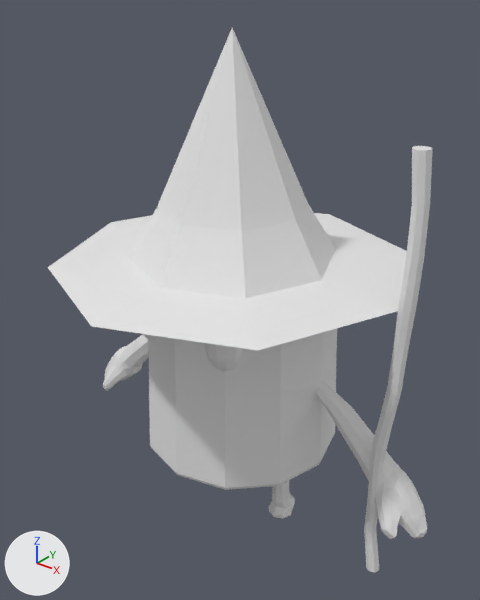
One commit to the Blender file Marshmallow.blend: the scene before it, then after it.
Camera for both pictures: a 50 mm camera at (3.63, -4.55, 5.11) aimed at (0.06, -0.09, 2.35). Every picture has the same lights, and +X, +Y and +Z are marked at lower left.

In view in the first picture: 'Marshmallow', 'WitchHat', 'WitchStick'.
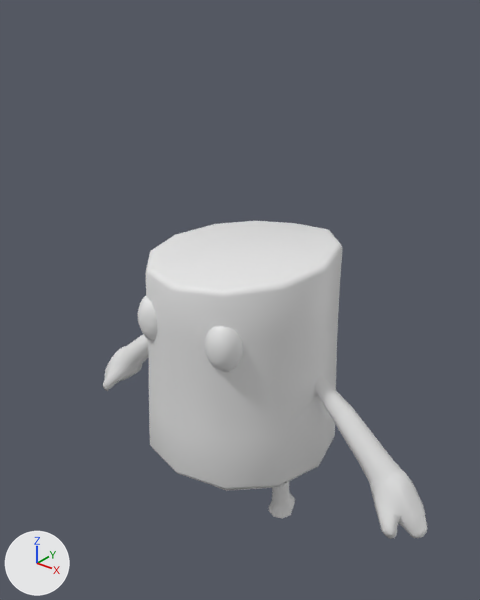
Boxes (x1, y1, x2, y2) around the edits, measured in the pictures (480 x 600 px):
'Marshmallow', reshaped (9% narrower)
    before: (48, 28, 407, 351)
    after: (102, 221, 427, 539)
'WitchHat', hidden
    before: (102, 328, 427, 539)
'WitchStick', hidden
    before: (364, 146, 433, 573)

Edits to the bpy script that builds the scene:
```text
Add me_cylinder_008_1:
    me_cylinder_008_1.from_pydata(...)  # 942 vertices, 970 faces; spans x -2.13..2.13, y -0.97..1.0, z 0.01..2.94
    me_cylinder_008_1.polygons.foreach_set('use_smooth', [True] * 970)
Change ob_witchhat:
    ob_witchhat: bpy.data.objects.new('WitchHat', me_cylinder_008) -> bpy.data.objects.new('WitchHat', me_cylinder_001)
    remove _m = ob_witchhat.modifiers.new('Mirror', 'MIRROR')
    add ob_witchhat.hide_set(True)
Change ob_marshmallow:
    ob_marshmallow: bpy.data.objects.new('Marshmallow', me_cylinder_001) -> bpy.data.objects.new('Marshmallow', me_cylinder_008_1)
Change ob_witchstick:
    add ob_witchstick.hide_set(True)
```
